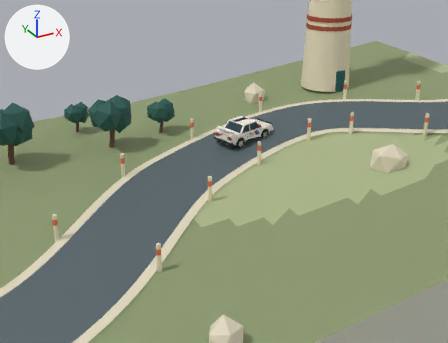
An edit to the Blender file art_source/menu_models/sunlit_cape.blend, drawn before and after from the same camera.
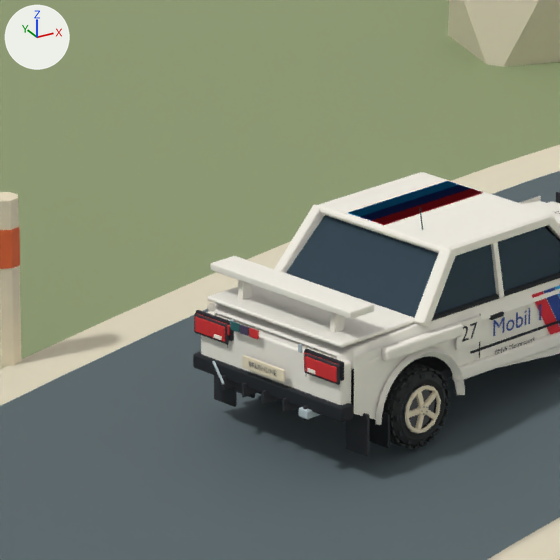
There are two pictures of each version: one from a 50 mm lens placed at (-5.49, -9.87, 8.1), pointed at (1.28, 2.44, 1.94), one close up on the part from 43% to 57% of the width and 28% to 47% of the height. Every picture has the same lights, and +X, +Y and +Z are marked at upper left. The first two pictures are the older version.

The first close-up shows 'BootLid', 'Chiselled rock.016', 'Contoured landscape', 'E30RearWing', 'RearBumper', 'RearFascia', 'RearGlass', 'Road shoulder', 'Roof', 'SculptedShoulder', 'SideWindows.001', 'Winding rally road' and 68 more.
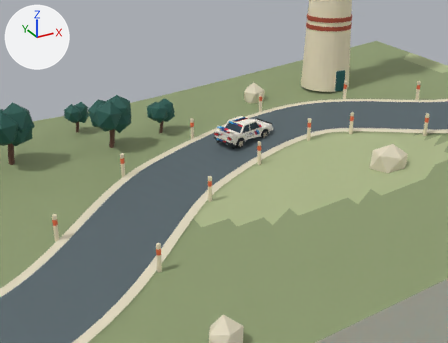
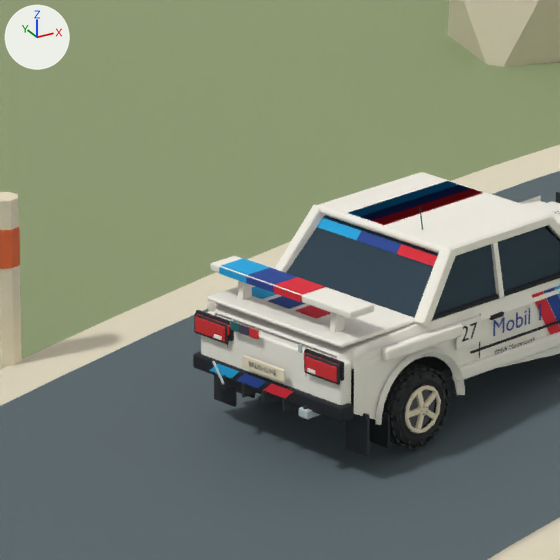
What differs and where, as boxes [x1, y1, x2, y2] in the close-ups (560 x 560 px):
'LiveryRear_GlassBanner.001', added (blue): after [357, 231, 401, 254]
'LiveryRear_MWingTop.002', added (red): after [275, 277, 325, 295]
'LiveryRear_GlassBanner', added (cyan): after [317, 218, 361, 240]
'LiveryRear_MWingTop.001', added (blue): after [248, 268, 296, 285]
'LiveryRear_MWingTop', added (cyan): after [221, 258, 270, 275]
'LiveryRear_GlassBanner.002', added (red): after [397, 244, 437, 266]
'LiveryRear_MBoot.002', added: after [295, 305, 330, 318]
'LiveryRear_MBoot.001', added: after [269, 296, 305, 309]
'LiveryRear_MFascia.002', added: after [263, 383, 294, 398]
'LiveryRear_MFascia.001', added: after [236, 373, 266, 388]
'LiveryRear_MWingEdge.002', added: after [274, 286, 302, 302]
'LiveryRear_MWingEdge.001', added: after [246, 276, 274, 293]
'LiveryRear_MFascia', added: after [209, 363, 239, 378]
'LiveryRear_MWingEdge', added: after [219, 267, 246, 283]
'LiveryRear_MBoot', added (mostly hidden): after [252, 286, 276, 299]

Edits to the bpy script that builds the scene:
```text
Add me_liveryrear_glassbanner:
    me_liveryrear_glassbanner.from_pydata([(-0.707, -0.892, 0.746), (-0.236, -0.892, 0.746), (-0.232, -0.832, 0.815), (-0.696, -0.832, 0.815)], [], [(0, 1, 2, 3)])
    me_liveryrear_glassbanner.materials.append(mat_cyan)  # cyan #19a9e3
Add me_liveryrear_glassbanner_001:
    me_liveryrear_glassbanner_001.from_pydata([(-0.236, -0.892, 0.746), (0.236, -0.892, 0.746), (0.232, -0.832, 0.815), (-0.232, -0.832, 0.815)], [], [(0, 1, 2, 3)])
    me_liveryrear_glassbanner_001.materials.append(mat_blue)  # blue #254596
Add me_liveryrear_glassbanner_002:
    me_liveryrear_glassbanner_002.from_pydata([(0.236, -0.892, 0.746), (0.707, -0.892, 0.746), (0.696, -0.832, 0.815), (0.232, -0.832, 0.815)], [], [(0, 1, 2, 3)])
    me_liveryrear_glassbanner_002.materials.append(mat_scarlet)  # red #dd2537
Add me_liveryrear_mfascia_003:
    me_liveryrear_mfascia_003.from_pydata([(-0.67, -2.158, -0.19), (-0.41, -2.158, -0.19), (-0.31, -2.158, -0.1), (-0.57, -2.158, -0.1)], [], [(0, 1, 2, 3)])
    me_liveryrear_mfascia_003.materials.append(mat_cyan)  # cyan #19a9e3
Add me_liveryrear_mfascia_004:
    me_liveryrear_mfascia_004.from_pydata([(-0.35, -2.158, -0.19), (-0.09, -2.158, -0.19), (0.01, -2.158, -0.1), (-0.25, -2.158, -0.1)], [], [(0, 1, 2, 3)])
    me_liveryrear_mfascia_004.materials.append(mat_blue)  # blue #254596
Add me_liveryrear_mfascia_005:
    me_liveryrear_mfascia_005.from_pydata([(-0.03, -2.158, -0.19), (0.23, -2.158, -0.19), (0.33, -2.158, -0.1), (0.07, -2.158, -0.1)], [], [(0, 1, 2, 3)])
    me_liveryrear_mfascia_005.materials.append(mat_scarlet)  # red #dd2537
Add ob_liveryrear_glassbanner:
    ob_liveryrear_glassbanner = bpy.data.objects.new('LiveryRear_GlassBanner', me_liveryrear_glassbanner)
    ob_liveryrear_glassbanner.parent = ob_display_r200
    ob_liveryrear_glassbanner.location = (0.0, 0.0, 0.0)
Add ob_liveryrear_glassbanner_001:
    ob_liveryrear_glassbanner_001 = bpy.data.objects.new('LiveryRear_GlassBanner.001', me_liveryrear_glassbanner_001)
    ob_liveryrear_glassbanner_001.parent = ob_display_r200
    ob_liveryrear_glassbanner_001.location = (0.0, 0.0, 0.0)
Add ob_liveryrear_glassbanner_002:
    ob_liveryrear_glassbanner_002 = bpy.data.objects.new('LiveryRear_GlassBanner.002', me_liveryrear_glassbanner_002)
    ob_liveryrear_glassbanner_002.parent = ob_display_r200
    ob_liveryrear_glassbanner_002.location = (0.0, 0.0, 0.0)
Add ob_liveryrear_mboot:
    ob_liveryrear_mboot = bpy.data.objects.new('LiveryRear_MBoot', me_cube_042_1)  # a box spanning x -0.125..0.125, y -0.185..0.185, z -0.002..0.002; in mat_cyan (cyan #19a9e3)
    ob_liveryrear_mboot.parent = ob_display_r200
    ob_liveryrear_mboot.location = (-0.54, -1.615, 0.413)
Add ob_liveryrear_mboot_001:
    ob_liveryrear_mboot_001 = bpy.data.objects.new('LiveryRear_MBoot.001', me_cube_045_1)  # a box spanning x -0.125..0.125, y -0.185..0.185, z -0.002..0.002; in mat_blue (blue #254596)
    ob_liveryrear_mboot_001.parent = ob_display_r200
    ob_liveryrear_mboot_001.location = (-0.22, -1.615, 0.413)
Add ob_liveryrear_mboot_002:
    ob_liveryrear_mboot_002 = bpy.data.objects.new('LiveryRear_MBoot.002', me_cube_048_1)  # a box spanning x -0.125..0.125, y -0.185..0.185, z -0.002..0.002; in mat_scarlet (red #dd2537)
    ob_liveryrear_mboot_002.parent = ob_display_r200
    ob_liveryrear_mboot_002.location = (0.1, -1.615, 0.413)
Add ob_liveryrear_mfascia:
    ob_liveryrear_mfascia = bpy.data.objects.new('LiveryRear_MFascia', me_liveryrear_mfascia_003)
    ob_liveryrear_mfascia.parent = ob_display_r200
    ob_liveryrear_mfascia.location = (0.0, 0.0, 0.0)
Add ob_liveryrear_mfascia_001:
    ob_liveryrear_mfascia_001 = bpy.data.objects.new('LiveryRear_MFascia.001', me_liveryrear_mfascia_004)
    ob_liveryrear_mfascia_001.parent = ob_display_r200
    ob_liveryrear_mfascia_001.location = (0.0, 0.0, 0.0)
Add ob_liveryrear_mfascia_002:
    ob_liveryrear_mfascia_002 = bpy.data.objects.new('LiveryRear_MFascia.002', me_liveryrear_mfascia_005)
    ob_liveryrear_mfascia_002.parent = ob_display_r200
    ob_liveryrear_mfascia_002.location = (0.0, 0.0, 0.0)
Add ob_liveryrear_mwingedge:
    ob_liveryrear_mwingedge = bpy.data.objects.new('LiveryRear_MWingEdge', me_cube_041_1)  # a box spanning x -0.16..0.16, y -0.003..0.003, z -0.029..0.029; in mat_cyan (cyan #19a9e3)
    ob_liveryrear_mwingedge.parent = ob_display_r200
    ob_liveryrear_mwingedge.location = (-0.54, -2.008, 0.64)
Add ob_liveryrear_mwingedge_001:
    ob_liveryrear_mwingedge_001 = bpy.data.objects.new('LiveryRear_MWingEdge.001', me_cube_044_1)  # a box spanning x -0.16..0.16, y -0.003..0.003, z -0.029..0.029; in mat_blue (blue #254596)
    ob_liveryrear_mwingedge_001.parent = ob_display_r200
    ob_liveryrear_mwingedge_001.location = (-0.22, -2.008, 0.64)
Add ob_liveryrear_mwingedge_002:
    ob_liveryrear_mwingedge_002 = bpy.data.objects.new('LiveryRear_MWingEdge.002', me_cube_047_1)  # a box spanning x -0.16..0.16, y -0.003..0.003, z -0.029..0.029; in mat_scarlet (red #dd2537)
    ob_liveryrear_mwingedge_002.parent = ob_display_r200
    ob_liveryrear_mwingedge_002.location = (0.1, -2.008, 0.64)
Add ob_liveryrear_mwingtop:
    ob_liveryrear_mwingtop = bpy.data.objects.new('LiveryRear_MWingTop', me_cube_040_1)  # a box spanning x -0.16..0.16, y -0.128..0.128, z -0.002..0.002; in mat_cyan (cyan #19a9e3)
    ob_liveryrear_mwingtop.parent = ob_display_r200
    ob_liveryrear_mwingtop.location = (-0.54, -1.865, 0.677)
Add ob_liveryrear_mwingtop_001:
    ob_liveryrear_mwingtop_001 = bpy.data.objects.new('LiveryRear_MWingTop.001', me_cube_043_1)  # a box spanning x -0.16..0.16, y -0.128..0.128, z -0.002..0.002; in mat_blue (blue #254596)
    ob_liveryrear_mwingtop_001.parent = ob_display_r200
    ob_liveryrear_mwingtop_001.location = (-0.22, -1.865, 0.677)
Add ob_liveryrear_mwingtop_002:
    ob_liveryrear_mwingtop_002 = bpy.data.objects.new('LiveryRear_MWingTop.002', me_cube_046_1)  # a box spanning x -0.16..0.16, y -0.128..0.128, z -0.002..0.002; in mat_scarlet (red #dd2537)
    ob_liveryrear_mwingtop_002.parent = ob_display_r200
    ob_liveryrear_mwingtop_002.location = (0.1, -1.865, 0.677)
```
